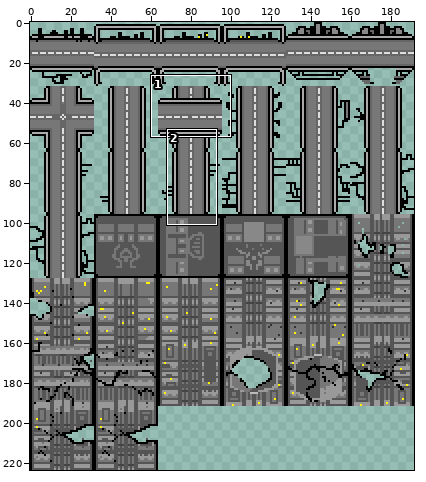
Two states of a sprite sheet, Apocalypse.Any.Client/Content/Image/miniCity.png. The first picture is a wide view before the edit; the outline marks the close-up.
Close-up. Earlier state:
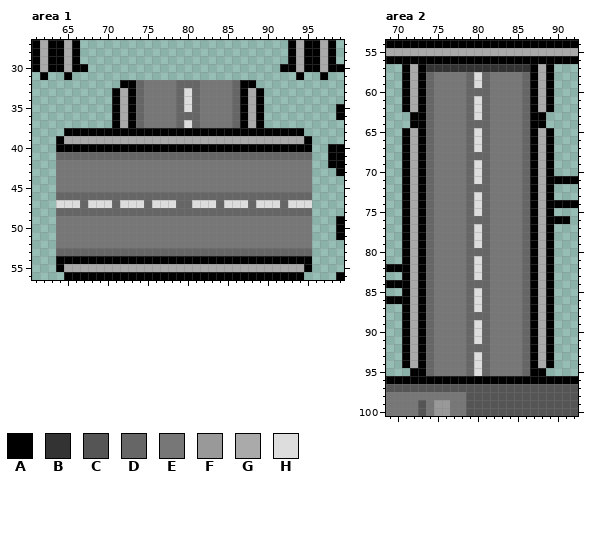
The file is 192x224 pixels. Pixels under 10% opacity are left out. Colours within 5 levels of each other are drawn and written as one. Shown: area 1: x 61..99, y 27..56; area 2: x 69..92, y 54..100. The commit also changed other parts of the picture, which this record leaves out.
Palette (. is transparent): A #000000  B #333333  C #555555  D #666666  E #777777  F #999999  G #aaaaaa  H #dddddd
Pixels before, area 1, first column x 61:
27 AGAAGA..........................AGAAGA.
28 AGAAGA..........................AGAAGA.
29 AGAAGA..........................AGAAGA.
30 AGAAGAA........................AAGAAGAA
31 .A..A............................A..A..
32 ...........AADEEEEDDDEEEEDAA...........
33 ..........AGADEEEEDHDEEEEDAGA..........
34 ..........AGADEEEEDHDEEEEDAGA..........
35 ..........AGADEEEEDHDEEEEDAGA.........A
36 ..........AGADEEEEDDDEEEEDAGA.........A
37 ..........AGADEEEEDHDEEEEDAGA..........
38 ....AAAAAAAAAAAAAAAAAAAAAAAAAAAAAA.....
39 ...AGGGGGGGGGGGGGGGGGGGGGGGGGGGGGGA....
40 ...AAAAAAAAAAAAAAAAAAAAAAAAAAAAAAAA..AA
41 ...DDDDDDDDDDDDDDDDDDDDDDDDDDDDDDDD..AA
42 ...EEEEEEEEEEEEEEEEEEEEEEEEEEEEEEEE..AA
43 ...EEEEEEEEEEEEEEEEEEEEEEEEEEEEEEEE...A
44 ...EEEEEEEEEEEEEEEEEEEEEEEEEEEEEEEE....
45 ...EEEEEEEEEEEEEEEEEEEEEEEEEEEEEEEE....
46 ...DDDDDDDDDDDDDDDDDDDDDDDDDDDDDDDD....
47 ...HHHDHHHDHHHDHHHDDHHHDHHHDHHHDHHH....
48 ...DDDDDDDDDDDDDDDDDDDDDDDDDDDDDDDD....
49 ...EEEEEEEEEEEEEEEEEEEEEEEEEEEEEEEE...A
50 ...EEEEEEEEEEEEEEEEEEEEEEEEEEEEEEEE...A
51 ...EEEEEEEEEEEEEEEEEEEEEEEEEEEEEEEE...A
52 ...EEEEEEEEEEEEEEEEEEEEEEEEEEEEEEEE....
53 ...DDDDDDDDDDDDDDDDDDDDDDDDDDDDDDDD....
54 ...AAAAAAAAAAAAAAAAAAAAAAAAAAAAAAAA....
55 ...AGGGGGGGGGGGGGGGGGGGGGGGGGGGGGGA....
56 ....AAAAAAAAAAAAAAAAAAAAAAAAAAAAAA....A
Pixels before, area 2, first column x 69:
 54 AAAAAAAAAAAAAAAAAAAAAAAA
 55 GGGGGGGGGGGGGGGGGGGGGGGG
 56 AAAAAAAAAAAAAAAAAAAAAAAA
 57 ..AGABBBBBBBBBBBBBAGA...
 58 ..AGADEEEEDHDEEEEDAGA...
 59 ..AGADEEEEDHDEEEEDAGA...
 60 ..AGADEEEEDDDEEEEDAGA...
 61 ..AGADEEEEDHDEEEEDAGA...
 62 ..AGADEEEEDHDEEEEDAGA...
 63 ...AADEEEEDHDEEEEDAA....
 64 ...AADEEEEDDDEEEEDAA....
 65 ..AGADEEEEDHDEEEEDAGA...
 66 ..AGADEEEEDHDEEEEDAGA...
 67 ..AGADEEEEDHDEEEEDAGA...
 68 ..AGADEEEEDDDEEEEDAGA...
 69 ..AGADEEEEDHDEEEEDAGA...
 70 ..AGADEEEEDHDEEEEDAGA...
 71 ..AGADEEEEDHDEEEEDAGAAAA
 72 ..AGADEEEEDDDEEEEDAGA...
 73 ..AGADEEEEDHDEEEEDAGA...
 74 ..AGADEEEEDHDEEEEDAGAAAA
 75 ..AGADEEEEDHDEEEEDAGA...
 76 ..AGADEEEEDDDEEEEDAGAAA.
 77 ..AGADEEEEDHDEEEEDAGA...
 78 ..AGADEEEEDHDEEEEDAGA...
 79 ..AGADEEEEDHDEEEEDAGA...
 80 ..AGADEEEEDDDEEEEDAGA...
 81 ..AGADEEEEDHDEEEEDAGA...
 82 AAAGADEEEEDHDEEEEDAGA...
 83 ..AGADEEEEDHDEEEEDAGA...
 84 AAAGADEEEEDDDEEEEDAGA...
 85 ..AGADEEEEDHDEEEEDAGA...
 86 AAAGADEEEEDHDEEEEDAGA...
 87 ..AGADEEEEDHDEEEEDAGA...
 88 ..AGADEEEEDDDEEEEDAGA...
 89 ..AGADEEEEDHDEEEEDAGA...
 90 ..AGADEEEEDHDEEEEDAGA...
 91 ..AGADEEEEDHDEEEEDAGA...
 92 ..AGADEEEEDDDEEEEDAGA...
 93 ..AGADEEEEDHDEEEEDAGA...
 94 ..AGADEEEEDHDEEEEDAGA...
 95 ...AADEEEEDHDEEEEDAA....
 96 AAAAAAAAAAAAAAAAAAAAAAAA
 97 CCCCCCCCCCCCCCCCCCCCCCCC
 98 EEEEEEEEEECCCCCCCCCCCCCC
 99 EEEECEFFEECCCCCCCCCCCCCC
100 EEEECEFFEECCCCCCCCCCCCCC
And afterwards:
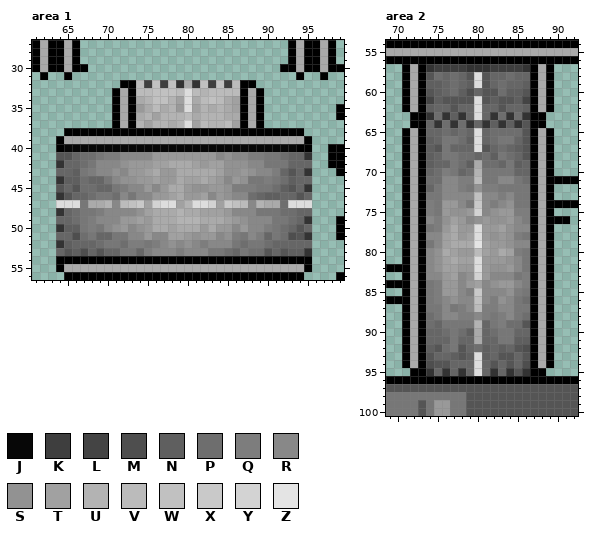
Colours new in this view: J #070707  K #3e3e3e  L #444444  M #4e4e4e  N #5f5f5f  P #6e6e6e  Q #7d7d7d  R #888888  S #929292  T #a1a1a1  U #b3b3b3  V #bbbbbb  W #c1c1c1  X #c9c9c9  Y #d3d3d3  Z #e4e4e4
Diff:
Area 1:
y 32: x 74..86 DEEEEDDDEEEED -> VKWKWBGBWKWKV
y 33: x 74..79 DEEEED -> VVWWWV; x 81..86 DEEEED -> VUVVVV
y 34: x 74..79 DEEEED -> GUWWUT; x 81..86 DEEEED -> GVWVGT
y 35: x 74..79 DEEEED -> FGVGUF; x 81..86 DEEEED -> TUGUGT
y 36: x 74..86 DEEEEDDDEEEED -> GUTUUUVGUUUGG
y 37: x 74..79 DEEEED -> UTUUGU; x 81..86 DEEEED -> TVUUVT
y 40: x 65..93 AAAAAAAAAAAAAAAAAAAAAAAAAAAAA -> JJJJJJJJJJJJJJJJJJJJJJJJJJJJJ
y 41: x 64..65 DD -> CC; x 67..92 DDDDDDDDDDDDDDDDDDDDDDDDDD -> PPEQQRRRRFFFFFFFFRSRRQQEEP; x 95 D -> B
y 42: x 64..67 EEEE -> BDDP; x 69..89 EEEEEEEEEEEEEEEEEEEEE -> RRRSFFFTTGGGTFTTSSSRR; x 93..95 EEE -> DDD
y 43: x 64..66 EEE -> DDN; x 68..95 EEEEEEEEEEEEEEEEEEEEEEEEEEEE -> QRRSRFFTGFFGGGGGTSSFSRRQDCDB
y 44: x 64..69 EEEEEE -> BNNPDD; x 71..87 EEEEEEEEEEEEEEEEE -> RSSFFTFFGTTGTFRFS; x 90 E -> Q; x 92..95 EEEE -> PNDD
y 45: x 64..70 EEEEEEE -> CDCPPDD; x 72..88 EEEEEEEEEEEEEEEEE -> QRRFRFGGFSSFFSQQQ; x 91..95 EEEEE -> PNCDB
y 46: x 64..65 DD -> BC; x 68..88 DDDDDDDDDDDDDDDDDDDDD -> PEEPRERRFFTGFFTRFSRRP; x 90..91 DD -> NN; x 94 D -> C
y 47: x 67..76 DHHHDHHHDH -> EGGURVWXTY; x 79..80 DD -> TU; x 83..92 HDHHHDHHHD -> YTXWVRUGGP
y 48: x 64 D -> B; x 66..93 DDDDDDDDDDDDDDDDDDDDDDDDDDDD -> PEEQRRRRSTGGGUGGTTTFRRREEEPP
y 49: x 64..66 EEE -> DDP; x 68..90 EEEEEEEEEEEEEEEEEEEEEEE -> QRRRFFTFGGGUUUGGGTFSRRR; x 93..95 EEE -> PDB
y 50: x 64..66 EEE -> BNN; x 68 E -> Q; x 70..90 EEEEEEEEEEEEEEEEEEEEE -> RSFRSFGGTGGGFGFFRFRRQ; x 92..95 EEEE -> PDCD
y 51: x 64..67 EEEE -> DDMP; x 69..70 EE -> DD; x 73..86 EEEEEEEEEEEEEE -> RRFRRTTFSFFRSQ; x 88..90 EEE -> RQD; x 92..95 EEEE -> PMCB
y 52: x 64..69 EEEEEE -> BNDDDP; x 72..74 EEE -> PQQ; x 76..85 EEEEEEEEEE -> QRSRSRQRRR; x 87 E -> P; x 90..95 EEEEEE -> PDDDDD
y 53: x 65..67 DDD -> CNM; x 69 D -> C; x 72..73 DD -> EE; x 75..85 DDDDDDDDDDD -> QRRRQRRREEP; x 87..90 DDDD -> EPPC; x 92..95 DDDD -> CNNB
Area 2:
y 57: x 75..78 BBBB -> KKKK; x 82..85 BBBB -> KKKK
y 58: x 74..79 DEEEED -> CPDPDC; x 81..85 DEEEE -> CDDPD
y 59: x 74..79 DEEEED -> NNDPDN; x 81..86 DEEEED -> CDPDDN
y 60: x 74..79 DEEEED -> CNDPNM; x 81..86 DEEEED -> CCPNNC
y 61: x 74..79 DEEEED -> LNCCCC; x 81..86 DEEEED -> CNCCNL
y 62: x 74..78 DEEEE -> NDDCD; x 82..86 EEEED -> DCDDN
y 63: x 74..78 DEEEE -> BPBNB; x 82..86 EEEED -> BPBPB
y 64: x 75..79 EEEED -> BPBPB; x 81..86 DEEEED -> BNBNBC
y 65: x 75..78 EEEE -> DPDP; x 82..86 EEEED -> PPPPC
y 66: x 74..75 DE -> ND; x 78..79 ED -> PN; x 82 E -> P; x 85..86 ED -> DC
y 67: x 74..75 DE -> NC; x 77..78 EE -> DD; x 81..86 DEEEED -> CDPDNC
y 68: x 74..75 DE -> ND; x 78..79 ED -> PP; x 81..82 DE -> PN; x 84..86 EED -> PDC
y 69: x 74..76 DEE -> NDD; x 78..83 EDHDEE -> PNGPPD; x 85 E -> N
y 70: x 75..76 EE -> PQ; x 78..81 EDHD -> DPUE; x 85 E -> D
y 71: x 74..81 DEEEEDHD -> PPRRQQVE; x 83..84 EE -> RR; x 86 D -> P
y 72: x 76..82 EEEDDDE -> RRQESQQ; x 86 D -> E
y 73: x 74 D -> E; x 76..84 EEEDHDEEE -> RRRRWRRQR; x 86 D -> E
y 74: x 74 D -> Q; x 76..84 EEEDHDEEE -> FFREXRQRS; x 86 D -> E
y 75: x 74 D -> Q; x 76..86 EEEDHDEEEED -> FSSFYRSFFQQ
y 76: x 74..86 DEEEEDDDEEEED -> RQSTFRSFSSFRQ
y 77: x 74..79 DEEEED -> EQFGFF; x 81..86 DEEEED -> FFTSRR
y 78: x 74..79 DEEEED -> RRTGFT; x 81..86 DEEEED -> FSFSQE
y 79: x 74..86 DEEEEDHDEEEED -> ERTGGGZTFFSRR
y 80: x 74..86 DEEEEDDDEEEED -> RSGTFFVTFGTQE
y 81: x 74..79 DEEEED -> RSTGTT; x 81..86 DEEEED -> FFFSRE
y 82: x 74..79 DEEEED -> RSTTFF; x 81..86 DEEEED -> FSSFRE
y 83: x 74..84 DEEEEDHDEEE -> RRFTRSYFRRR; x 86 D -> Q
y 84: x 74..86 DEEEEDDDEEEED -> EQFFRFTRSFFRQ
y 85: x 74..86 DEEEEDHDEEEED -> EQFFRQXRRRSQE
y 86: x 74..84 DEEEEDHDEEE -> EQRSRRWRQSR; x 86 D -> P
y 87: x 74 D -> E; x 76 E -> R; x 78..84 EDHDEEE -> QRVQQRR; x 86 D -> E
y 88: x 74 D -> P; x 76..81 EEEDDD -> RRQQRQ; x 83..84 EE -> QR; x 86 D -> P
y 89: x 74..75 DE -> PD; x 79..80 DH -> EU; x 83..86 EEED -> QPPC
y 90: x 75..76 EE -> DP; x 78..80 EDH -> PNG; x 82 E -> P; x 85 E -> D
y 91: x 75..76 EE -> DD; x 78 E -> D; x 80 H -> G; x 82 E -> D; x 85..86 ED -> NN
y 92: x 74..76 DEE -> NCP; x 78 E -> C; x 80..86 DDEEEED -> PNDNDCM
y 93: x 74..79 DEEEED -> CDDNCN; x 81..86 DEEEED -> NDCCDC
y 94: x 74..78 DEEEE -> MCCDD; x 82..86 EEEED -> CDCDM
y 95: x 74..78 DEEEE -> BDBDB; x 82..86 EEEED -> BDBCB
